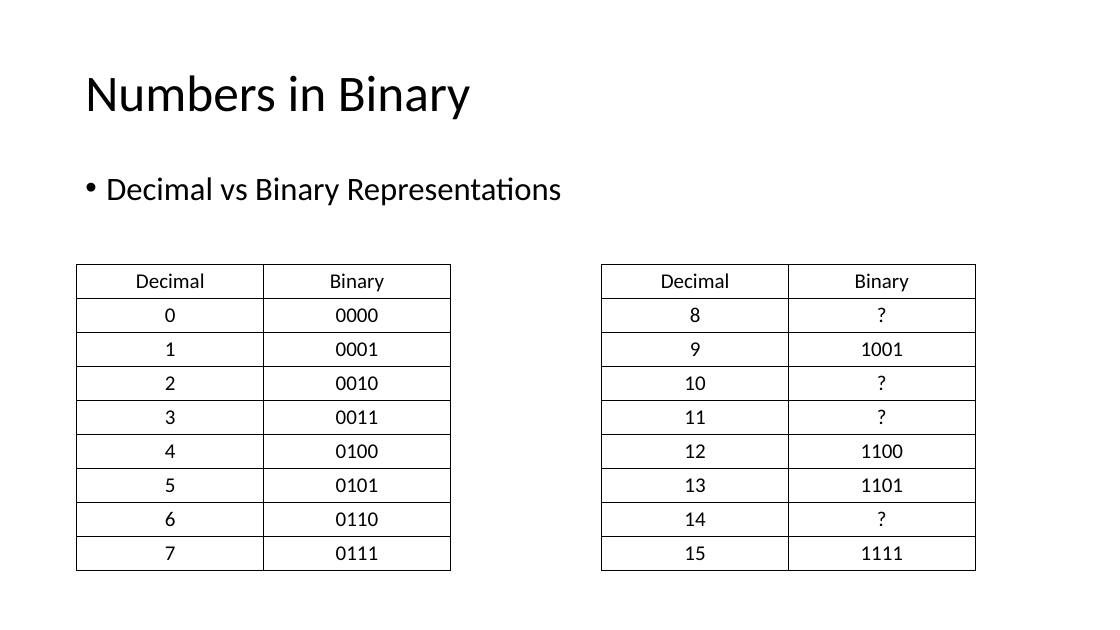
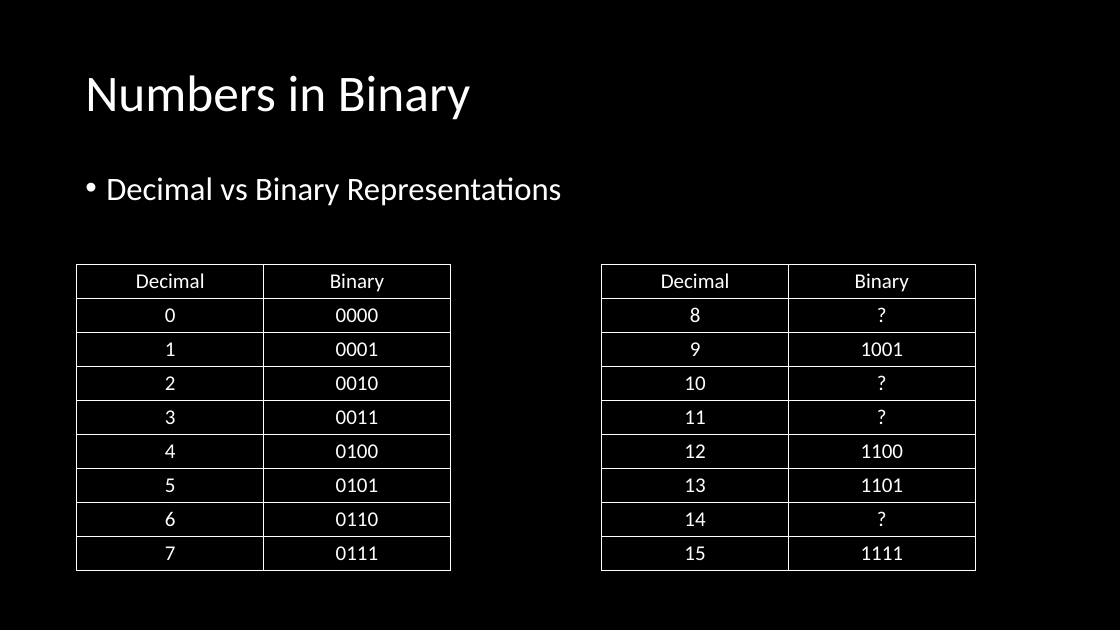
Before and after one commit to MrJoshGross/Course-Curricular-Material, a slide deck: slide 67 of wip/Lecture 3 - Representing Numbers in Binary.pptx (slide 65 before the commit). Drawn at 1120x630 pixels with LibreOffice and Linux fonts; fonts in the diff are those of the drawing. Boxes give left, top, right and bottom in pixels: in the first picture for what was removed or moved away, otherwise in the second. Text is boxed around its words. In the diff, an @@ line names an element or a change of style, - is before the commit and + after.

Commit message:
Update Lecture 3 - Representing Numbers in Binary.pptx
finished binary representation lecture

```diff
--- a/wip/Lecture 3 - Representing Numbers in Binary.pptx
+++ b/wip/Lecture 3 - Representing Numbers in Binary.pptx
@@ background #FFFFFF to #000000 @@
@@ title "Numbers in Binary" at bbox=[85, 75, 470, 120]: text colour #000000 to #FFFFFF @@
@@ text "Decimal vs Binary Representations" at bbox=[106, 177, 562, 206]: text colour #000000 to #FFFFFF @@
@@ table at bbox=[77, 264, 450, 571] @@
@@ text colour #000000 to #FFFFFF @@
@@ borders changed @@
@@ table at bbox=[602, 264, 975, 571] @@
@@ text colour #000000 to #FFFFFF @@
@@ borders changed @@
```
Also in this commit, not shown: 106 other slides changed, 69 slides added.
